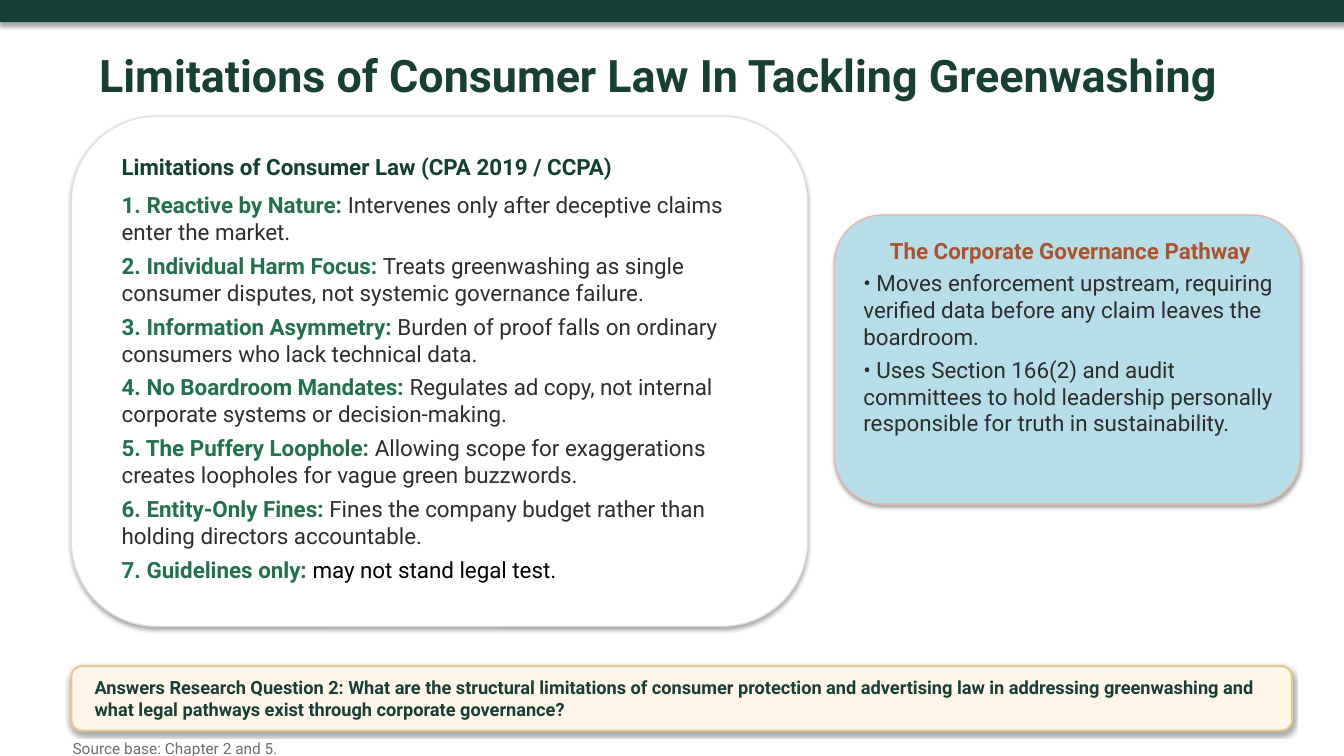
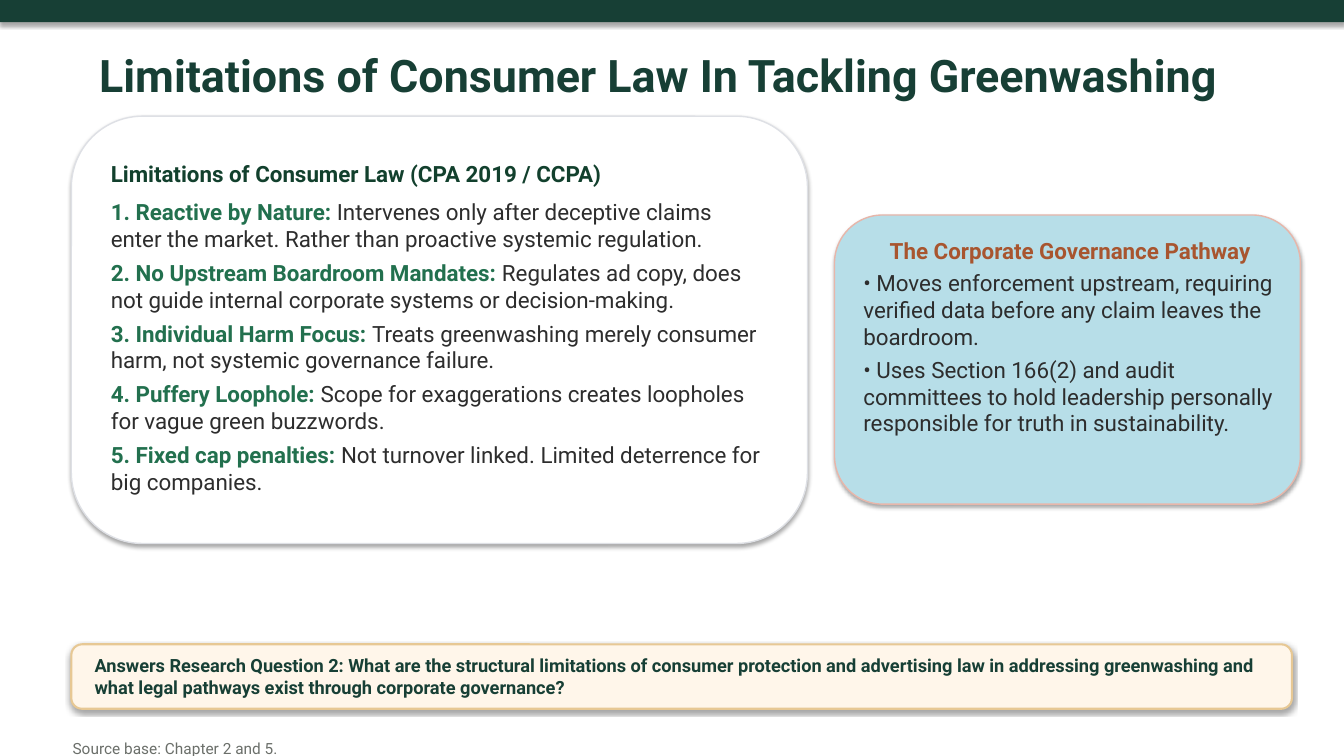
Before and after one commit to atul516/Final-VIva, a slide deck: slide 11 of Thesis Defence Presentation Final.pptx. Drawn at 1344x756 pixels with LibreOffice and Linux fonts; fonts in the diff are those of the drawing. Boxes give left, top, right and bottom in pixels: in the first picture for what was removed or moved away, otherwise in the second. Text is boxed around its words. In the diff, an @@ line names an element or a change of style, - is before the commit and + after.

```diff
--- a/Thesis Defence Presentation Final.pptx
+++ b/Thesis Defence Presentation Final.pptx
@@ rounded rectangle: place and size @@
-rounded rectangle at [72,116,808,626]
+rounded rectangle at [72,116,808,543]
@@ text "Limitations of Consumer Law (CPA ...": place and size @@
-text "Limitations of Consumer Law (CPA ..." at [122,157,723,583]
+text "Limitations of Consumer Law (CPA ..." at [111,164,760,495]
@@ text at [111,203,760,495]: text changed @@
-1. Reactive by Nature: Intervenes only after deceptive claims enter the market.
-2. Individual Harm Focus: Treats greenwashing as single consumer disputes, not systemic governance failure.
-3. Information Asymmetry: Burden of proof falls on ordinary consumers who lack technical data.
-4. No Boardroom Mandates: Regulates ad copy, not internal corporate systems or decision-making.
-5. The Puffery Loophole: Allowing scope for exaggerations creates loopholes for vague green buzzwords.
-6. Entity-Only Fines: Fines the company budget rather than holding directors accountable.
-7. Guidelines only: may not stand legal test.
+1. Reactive by Nature: Intervenes only after deceptive claims enter the market. Rather than proactive systemic regulation.
+2. No Upstream Boardroom Mandates: Regulates ad copy, does not guide internal corporate systems or decision-making.
+3. Individual Harm Focus: Treats greenwashing merely consumer harm, not systemic governance failure.
+4. Puffery Loophole: Scope for exaggerations creates loopholes for vague green buzzwords.
+5. Fixed cap penalties: Not turnover linked. Limited deterrence for big companies.
@@ rounded rectangle "Answers Research Question 2: What ...": place and size @@
-rounded rectangle "Answers Research Question 2: What ..." at [72,666,1293,731]
+rounded rectangle "Answers Research Question 2: What ..." at [72,644,1293,709]
```
Also in this commit, not shown: 1 other file.
